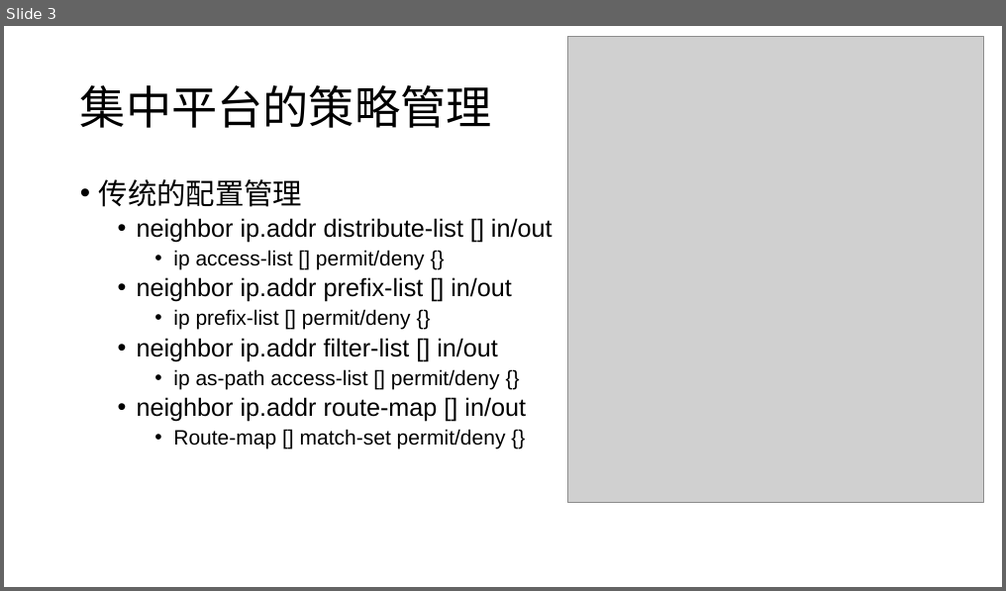
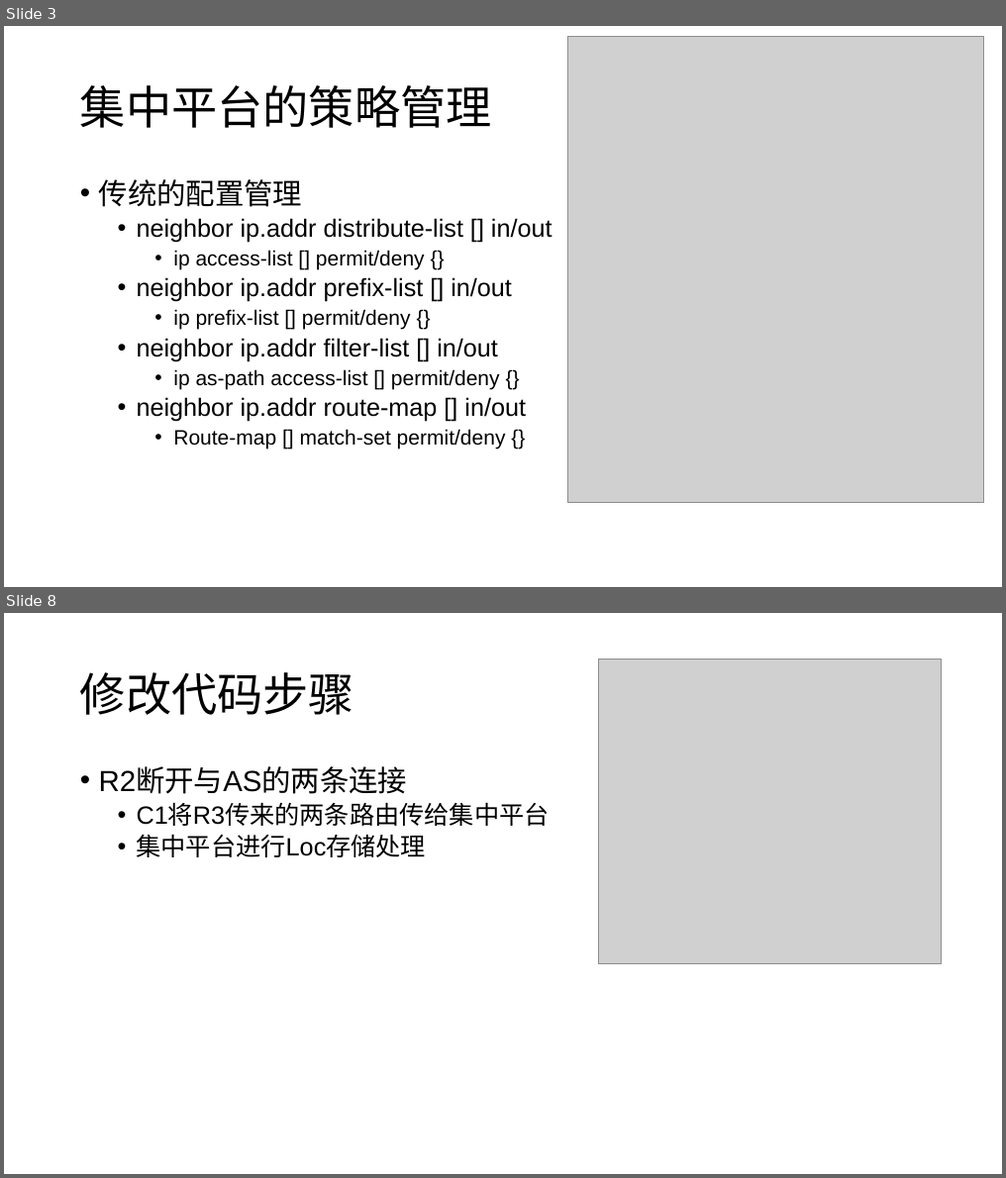
Before and after one commit to wangqing93/ibgp_exp, a slide deck: doc/毕设阶段讨论14.pptx. Shown one above the other, each under a label of ours: slide 3 before the commit, slides 3 and 8 after it; the slides between them are not shown. The pictures are 1006x591 and 1006x1178 pixels, drawn with LibreOffice and Linux fonts; fonts in the diff are those of the drawing; grey boxes stand for pictures. Boxes give left, top, right and bottom in pixels: in the first picture for what was removed or moved away, otherwise in the second. Text is boxed around its words. In the diff, an @@ line names an element or a change of style, - is before the commit and + after.

```diff
--- a/doc/毕设阶段讨论14.pptx
+++ b/doc/毕设阶段讨论14.pptx
@@ slide 8 added at (4, 613, 1002, 1174), background #FFFFFF @@
@@ picture added at (598, 659, 942, 964) @@
@@ title added at (80, 672, 354, 715), 44 pt, text #000000 @@
+修改代码步骤
@@ text added at (99, 768, 549, 858), 24 pt, text #000000 @@
+• R2断开与AS的两条连接
+  • C1将R3传来的两条路由传给集中平台
+  • 集中平台进行Loc存储处理
```
Also in this commit, not shown: 2 slides changed, 3 other slides added, 3 other files.
